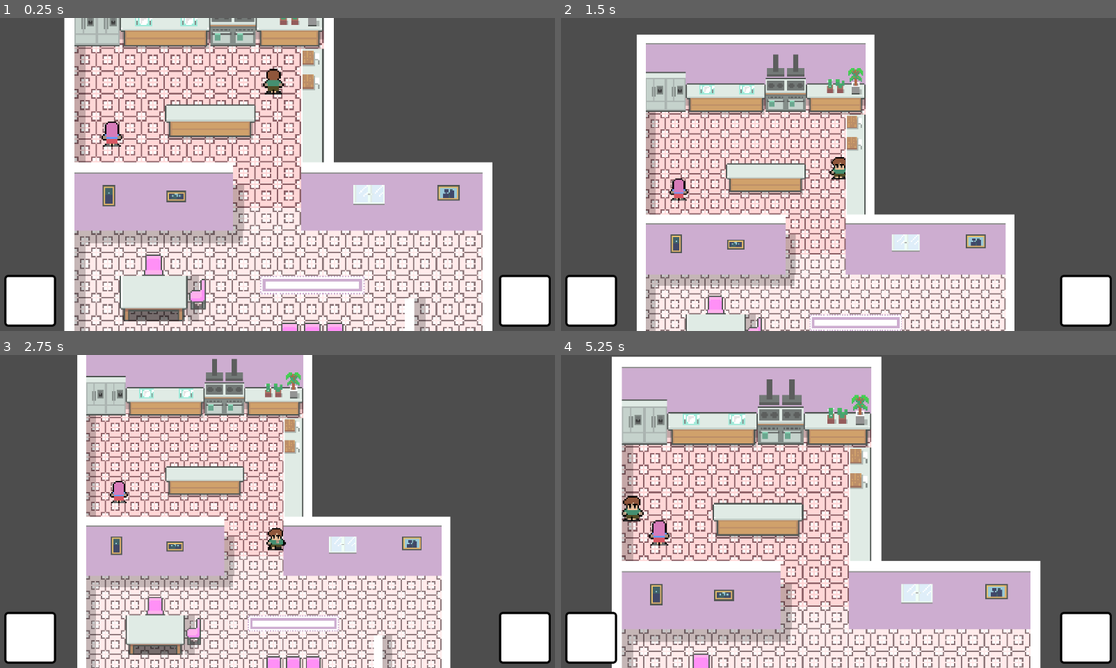
Above: before the commit, frames 1-4 (two rows, left to right).
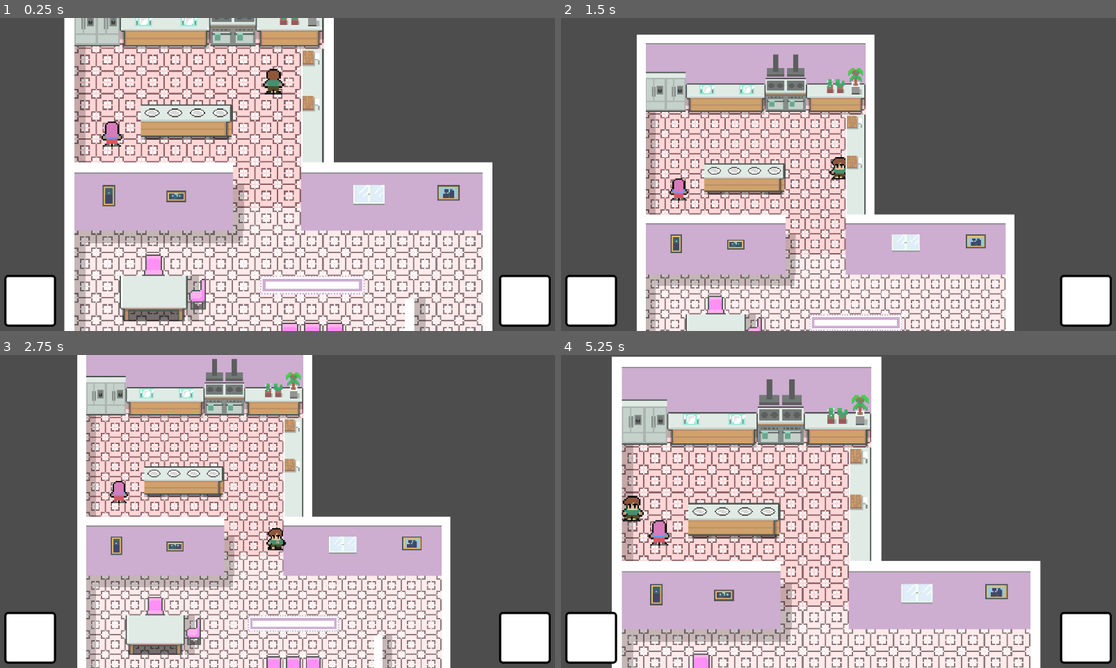
Above: after the commit, the same moments.

Repository: RaiLogic/cooking-game
Game: Godot game, scene res://Scenes/Map/restaurant.tscn
Two runs of this game, one before a commit and one after it. Both use one fixed random seed, a clock stepped at 60 frames per second and the inputs below.
Inputs:
- Up to frame 1 (0.25 s): no input
- Up to frame 2 (1.5 s): hold D (right) 0.53-1.28 s; tap 1 (dance) at 0.6, 1.35 s; hold S (down) from 1.28 s (still down)
- Up to frame 3 (2.75 s): release S (down) at 2.03 s; hold D (right) from 2.03 s (still down); tap 1 (dance) at 2.1 s
- Up to frame 4 (5.25 s): release D (right) at 2.78 s; hold W (up) 2.78-3.53 s; tap 1 (dance) every 0.75 s from 2.85 to 5.1 s; hold A (left) 3.53-5.03 s; hold S (down) from 5.03 s (still down)

The runs differ from the first frame. In frame 1, 1.5% of the frame differs, in the area x 25-58%, y 18-39%; in frame 2, 1.2%; in frame 3, 1.2%; in frame 4, 1.6%, in the area x 22-56%, y 37-59%.

Commit message:
Counter and Plates Added

Diff:
--- a/Scenes/Components/interacted_component.tscn
+++ b/Scenes/Components/interacted_component.tscn
@@ -5,3 +5,6 @@
 [node name="InteractedComponent" type="Area2D" unique_id=876625429]
 collision_mask = 2
 script = ExtResource("1_0g6uj")
+
+[connection signal="body_entered" from="." to="." method="_on_body_entered"]
+[connection signal="body_exited" from="." to="." method="_on_body_exited"]
--- a/Scenes/Map/Interactables/counter.tscn
+++ b/Scenes/Map/Interactables/counter.tscn
@@ -1,11 +1,28 @@
 [gd_scene format=3 uid="uid://c0n75gnraxkrp"]
 
 [ext_resource type="Texture2D" uid="uid://bnubw52m5utqc" path="res://Assets/Borrowed Assets/tileset 16x16.png" id="1_bfi8m"]
+[ext_resource type="Script" uid="uid://daohsn1yg8j1a" path="res://Scripts/Appliances/counter.gd" id="1_nhtdk"]
+[ext_resource type="PackedScene" uid="uid://c1fhlfxbrpua" path="res://Scenes/Components/interacted_component.tscn" id="3_dsajc"]
+[ext_resource type="Texture2D" uid="uid://rwb5gdemgow2" path="res://Assets/Own Assets/Foods&Recipe/plate.png" id="4_p1gwf"]
+
+[sub_resource type="RectangleShape2D" id="RectangleShape2D_g13ic"]
+size = Vector2(26, 29)
 
 [sub_resource type="RectangleShape2D" id="RectangleShape2D_fu1k5"]
 size = Vector2(16, 5)
 
 [node name="Counter" type="StaticBody2D" unique_id=2057786546]
+z_index = 1
+script = ExtResource("1_nhtdk")
+
+[node name="InteractedComponent" parent="." unique_id=876625429 node_paths=PackedStringArray("interactable") instance=ExtResource("3_dsajc")]
+z_index = 1
+interactable = NodePath("..")
+
+[node name="CollisionShape2D" type="CollisionShape2D" parent="InteractedComponent" unique_id=591447547]
+position = Vector2(0, -3.5)
+shape = SubResource("RectangleShape2D_g13ic")
+debug_color = Color(1, 0, 1, 0.41960785)
 
 [node name="TopSprite" type="Node2D" parent="." unique_id=1814615260]
 z_index = 1
@@ -53,3 +70,20 @@
 z_index = 1
 position = Vector2(0, -10.5)
 shape = SubResource("RectangleShape2D_fu1k5")
+
+[node name="Food" type="TextureRect" parent="." unique_id=1501169449]
+z_index = 1
+offset_left = -4.0
+offset_top = -15.0
+offset_right = 4.0
+offset_bottom = -7.0
+expand_mode = 1
+
+[node name="TextureRect2" type="TextureRect" parent="." unique_id=597728525]
+z_index = 1
+offset_left = -6.0
+offset_top = -17.0
+offset_right = 6.0
+offset_bottom = -5.0
+texture = ExtResource("4_p1gwf")
+expand_mode = 1
--- a/Scenes/Map/Interactables/cutting_board.tscn
+++ b/Scenes/Map/Interactables/cutting_board.tscn
@@ -43,6 +43,7 @@
 offset_bottom = 34.0
 
 [node name="ToolInventoryUI" parent="." unique_id=1468582869 instance=ExtResource("5_tgi6g")]
+visible = false
 offset_left = 9.0
 offset_top = -13.0
 offset_right = 29.0
--- a/Scenes/Map/restaurant.tscn
+++ b/Scenes/Map/restaurant.tscn
@@ -9,6 +9,7 @@
 [ext_resource type="PackedScene" uid="uid://gdywnuw04lq3" path="res://Scenes/Map/Interactables/stove.tscn" id="5_aqpy7"]
 [ext_resource type="PackedScene" uid="uid://ch4xkxxn57idu" path="res://Scenes/Map/Interactables/cutting_board.tscn" id="5_e8yyl"]
 [ext_resource type="PackedScene" uid="uid://cnbth563wwffr" path="res://Scenes/Map/Interactables/plate.tscn" id="6_dmty3"]
+[ext_resource type="PackedScene" uid="uid://c0n75gnraxkrp" path="res://Scenes/Map/Interactables/counter.tscn" id="7_y4tkd"]
 [ext_resource type="PackedScene" uid="uid://cx138kpn0wn5w" path="res://Scenes/UI/inventory_ui.tscn" id="9_e8yyl"]
 
 [sub_resource type="TileSetAtlasSource" id="TileSetAtlasSource_2dgtp"]
@@ -284,12 +285,12 @@
 
 [node name="TopCounter" type="TileMapLayer" parent="Tilemaps" unique_id=1732384644]
 z_index = 1
-tile_map_data = PackedByteArray("AAAIAAsAAAAAABIAAAAJAAsAAAA …(528 unchanged characters)… HAAwAAAAKAAEAAAAHAAwAAAAKAAIAAAAHAAwAAAAEAAAAAAAFAA0AAAAFAAAAAAAHAA0AAAAGAAAAAAAHAA0AAAAHAAAAAAAIAA0AAAAKAP7/AAAGAAwAAAAKAP//AAAGAAwAAAACAPz/AAAFAA0AAAADAPz/AAAHAA0AAAA=")
+tile_map_data = PackedByteArray("AAAIAAsAAAAAABIAAAAJAAsAAAA …(528 unchanged characters)… HAAwAAAAKAAEAAAAHAAwAAAAKAAIAAAAHAAwAAAAKAP7/AAAGAAwAAAACAPz/AAAFAA0AAAADAPz/AAAHAA0AAAAKAP//AAAHAAwAAAAFAAAAAAAHAA0AAAAEAAAAAAAHAA0AAAAGAAAAAAAIAA0AAAADAAAAAAAFAA0AAAA=")
 tile_set = SubResource("TileSet_el2r4")
 
 [node name="BottomCounters" type="TileMapLayer" parent="Tilemaps" unique_id=1331222706]
 y_sort_enabled = true
-tile_map_data = PackedByteArray("AAAIAAsAAAAAABIAAAAJAAsAAAA …(480 unchanged characters)… FAA4AAAAJAP3/AAAHAA4AAAAKAP3/AAAIAA4AAAAFAAEAAAAHAA4AAAAGAAEAAAAHAA4AAAAEAAEAAAAFAA4AAAAHAAEAAAAIAA4AAAACAP3/AAAFAA4AAAADAP3/AAAHAA4AAAA=")
+tile_map_data = PackedByteArray("AAAIAAsAAAAAABIAAAAJAAsAAAA …(480 unchanged characters)… FAA4AAAAJAP3/AAAHAA4AAAAKAP3/AAAIAA4AAAACAP3/AAAFAA4AAAADAP3/AAAHAA4AAAADAAEAAAAFAA4AAAAEAAEAAAAHAA4AAAAFAAEAAAAHAA4AAAAGAAEAAAAIAA4AAAA=")
 tile_set = SubResource("TileSet_el2r4")
 
 [node name="Interactable" type="TileMapLayer" parent="Tilemaps" unique_id=1246636453]
@@ -330,7 +331,25 @@
 position = Vector2(169, 74)
 
 [node name="CuttingBoard2" parent="Interactables/CutBoards" unique_id=1496190672 instance=ExtResource("5_e8yyl")]
-position = Vector2(169, 91)
+position = Vector2(169, 106)
+
+[node name="Counter" type="Node" parent="Interactables" unique_id=959493723]
+
+[node name="Counter" parent="Interactables/Counter" unique_id=2057786546 instance=ExtResource("7_y4tkd")]
+position = Vector2(103, 119)
+part = "Right"
+
+[node name="Counter2" parent="Interactables/Counter" unique_id=163641315 instance=ExtResource("7_y4tkd")]
+position = Vector2(87, 119)
+part = "Middle"
+
+[node name="Counter3" parent="Interactables/Counter" unique_id=1365262962 instance=ExtResource("7_y4tkd")]
+position = Vector2(71, 119)
+part = "Middle"
+
+[node name="Counter4" parent="Interactables/Counter" unique_id=1863609536 instance=ExtResource("7_y4tkd")]
+position = Vector2(55, 119)
+part = "Left"
 
 [node name="Camera2D" parent="." unique_id=572807410 node_paths=PackedStringArray("p2", "p1") instance=ExtResource("4_ynmxk")]
 position = Vector2(138.765, 182)
--- /dev/null
+++ b/Scripts/Appliances/counter.gd
@@ -0,0 +1,22 @@
+class_name Counter extends StaticBody2D
+
+@onready var top_sprite: Node2D = $TopSprite
+@onready var bot_sprite: Node2D = $BottomSprite
+@onready var plate_ui: TextureRect = $TextureRect2
+@onready var food_ui: TextureRect = $Food
+
+@export var part : String
+
+func _ready() -> void:
+	check_placement()
+
+func check_placement() -> void:
+	bot_sprite.get_node(part).visible = true
+	top_sprite.get_node(part).visible = true
+
+func interact(interactor: Player) -> void:
+	if interactor.inventory.item_held == null:
+		print("no item in inventory")
+		return
+
+	print("item here/")
--- a/Scripts/Components/interacted_component.gd
+++ b/Scripts/Components/interacted_component.gd
@@ -6,11 +6,13 @@
 
 func _on_body_entered(body: Node2D) -> void:
 	if body is Player:
+		print("entered")
 		body.interact.set_interacted(self)
 
 
 func _on_body_exited(body: Node2D) -> void:
 	if body is Player:
+		print("exit")
 		body.interact.clear_interacted(self)
 
 
Binary file added: Assets/Borrowed Assets/tileset 16x16t.png
Not shown, added: Assets/Borrowed Assets/tileset 16x16t.png.import
Not shown, added: Assets/Music/Dash Sound Effect.mp3.import
Not shown, added: Assets/Music/Food Sizzling Sound Effect.mp3.import
Not shown, added: Assets/Music/Fridge Close.mp3.import
Not shown, added: Assets/Music/Fridge Open.mp3.import
Not shown, added: Assets/Music/Ingame Music.mp3.import
Not shown, added: Assets/Music/Mainmenu Music.mp3.import
Not shown, added: Assets/Music/Slicing Sound Effect.mp3.import
Not shown, added: Assets/Own Assets/Foods&Recipe/hilawmeowmeow.png.import
Binary file added: Assets/Own Assets/Foods&Recipe/plate.png
Not shown, added: Assets/Own Assets/Foods&Recipe/plate.png.import
(and 2 more such lines)
